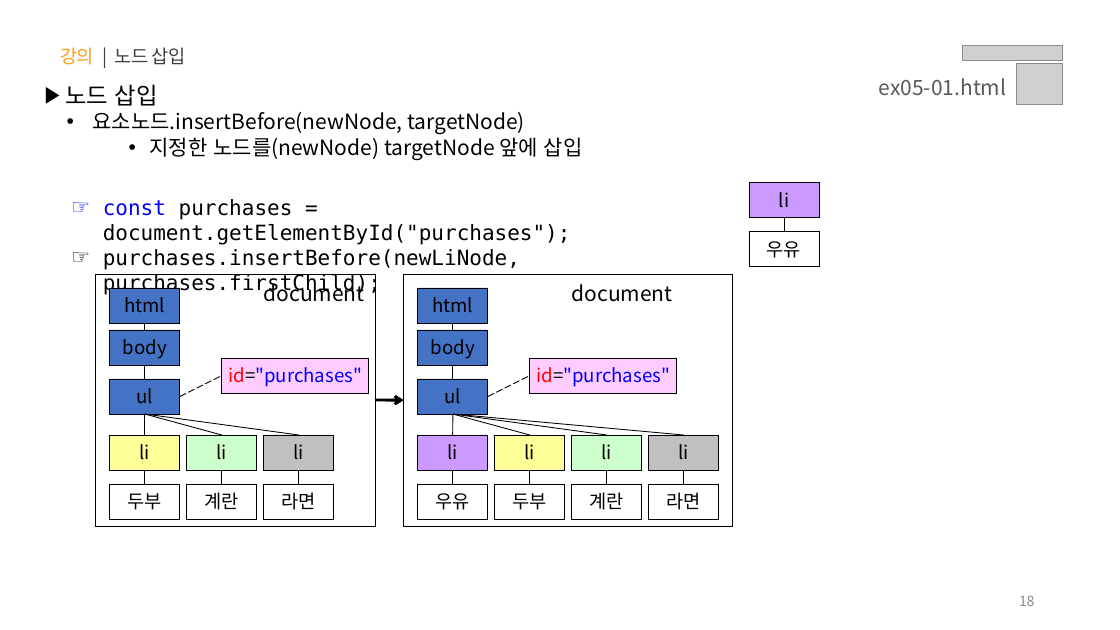
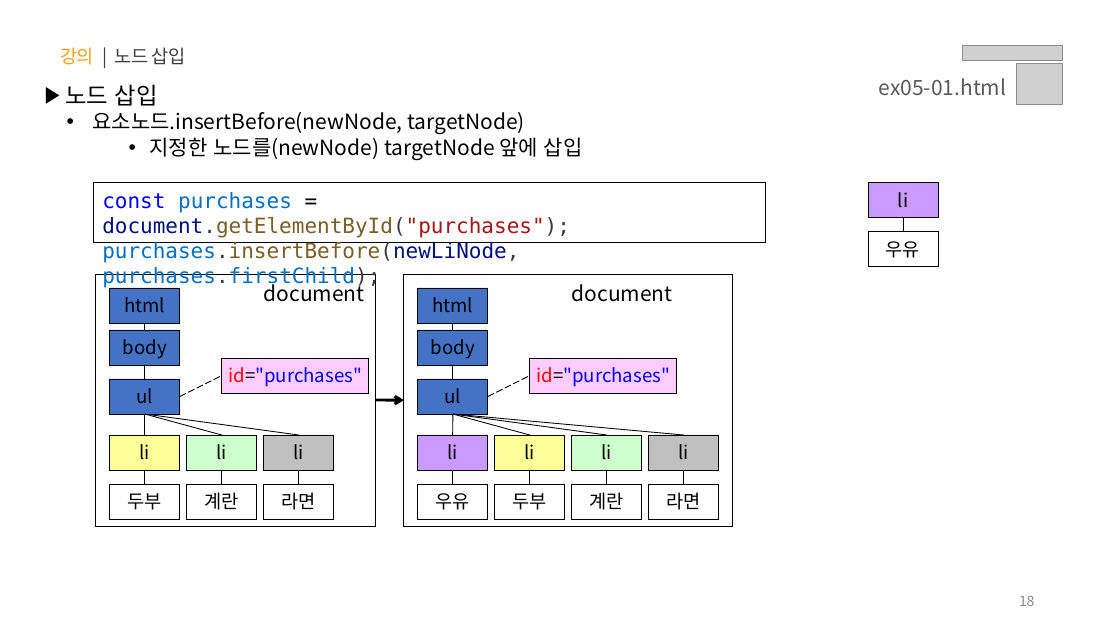
Before and after one commit to yebin-jeong/learn-js, a slide deck: slide 18 of PPT/05.자바스크립트 - 클라이언트 사이드(Event, DOM, Ajax, Web APIs).pptx. Drawn at 1120x630 pixels with LibreOffice and Linux fonts; fonts in the diff are those of the drawing; grey boxes stand for pictures. Boxes give left, top, right and bottom in pixels: in the first picture for what was removed or moved away, otherwise in the second. Text is boxed around its words. In the diff, an @@ line names an element or a change of style, - is before the commit and + after.

```diff
--- a/PPT/05.자바스크립트 - 클라이언트 사이드(Event, DOM, Ajax, Web APIs).pptx
+++ b/PPT/05.자바스크립트 - 클라이언트 사이드(Event, DOM, Ajax, Web APIs).pptx
@@ rectangle "const purchases = document.getElementById("purchases");": place and size @@
-rectangle "const purchases = document.getElementById("purchases");" at box(103, 199, 571, 295)
+rectangle "const purchases = document.getElementById("purchases");" at box(94, 183, 766, 243)
@@ rectangle "const purchases = document.getElementById("purchases");" at box(94, 183, 766, 243): text colour #000000 to #0070C1 in "purchases", "purchases.insertBefore(newLiNode, purchases.firstChild);"; text colour #000000 to #001080, text colour #000000 to #795E26 in "document.getElementById("purchases");", "purchases.insertBefore(newLiNode,"; text colour #000000 to #3B3B3B in "document.getElementById("purchases");", "purchases.insertBefore(newLiNode, purchases.firstChild);"; text colour #000000 to #A31515 in "document.getElementById("purchases");"; bullet ☞ to none; list level 2 to 1 in "const purchases = document.getElementById("purchases");"; list level 2 to 1 in "purchases.insertBefore(newLiNode, purchases.firstChild);"; outline none to #000000 0.75 pt @@
@@ 2 rectangles, 1 line: place and size @@
-2 rectangles, 1 line at box(749, 183, 819, 267)
+2 rectangles, 1 line at box(868, 183, 938, 267)
```
Also in this commit, not shown: 4 other slides changed.
